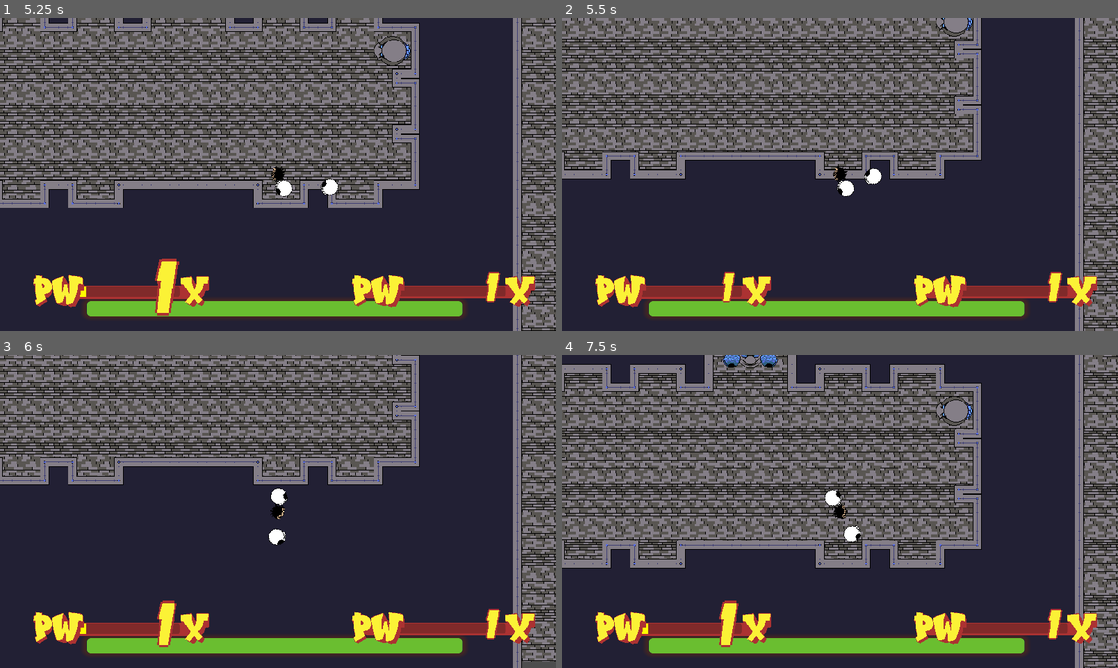
Above: before the commit, frames 1-4 (two rows, left to right).
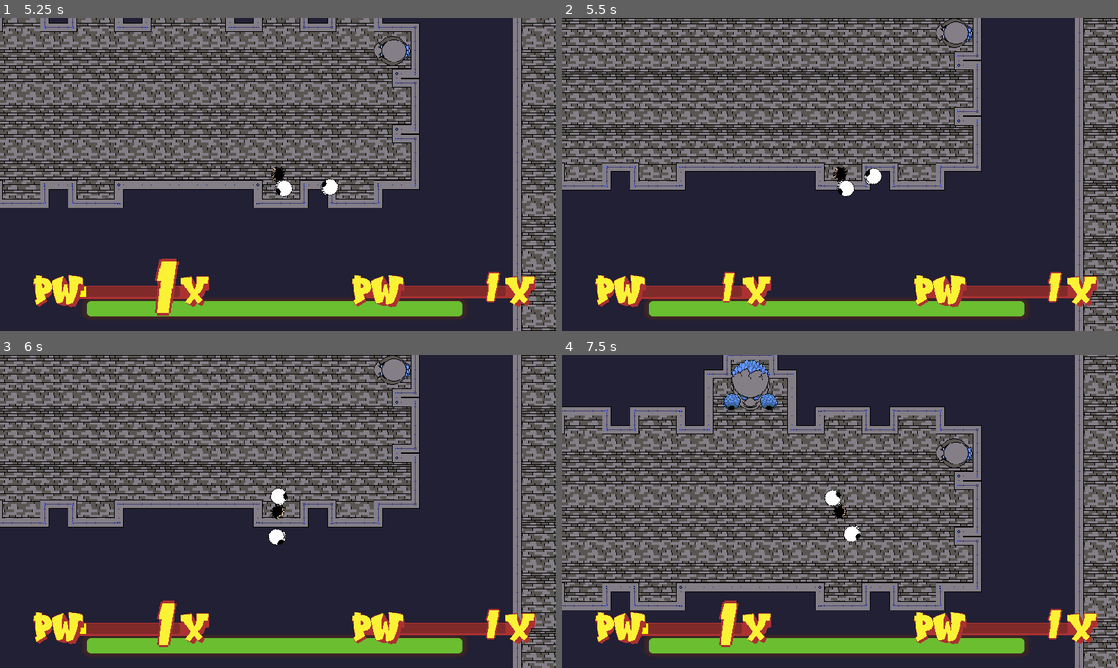
Above: after the commit, the same moments.

Repository: czarekdupa/BigMode-Game
Game: Godot game, scene res://Levels/Moai_Boss/moai_boss_level.tscn
Two runs of this game, one before a commit and one after it. Both use one fixed random seed, a clock stepped at 60 frames per second and the inputs below. This scene is started directly instead of the project's main scene. The engine's default icon, where the game draws it, is replaced by a stand-in: a white triangle on a blue panel in a dark square.
Inputs (mouse positions are in pixels of both pictures, inside the frame that each line leads up to):
- Up to frame 1 (5.25 s): tap Enter at 0.5 s; move the mouse to (400, 158) at 0.52 s; hold D (right) 0.53-1.25 s; click (400, 158) at 0.6 s; drag from (166, 190) to (189, 18) at 1.27 s; move the mouse to (333, 105) at 2.02 s; hold D (right) 2.03-2.75 s; tap O at 2.1 s; drag from (250, 237) to (289, 177) at 2.77 s; move the mouse to (444, 221) at 3.52 s; hold Left (left) 3.53-4.25 s; tap Shift at 3.6 s; drag from (111, 127) to (278, 190) at 4.27 s; move the mouse to (305, 174) at 5.02 s; hold S (down) from 5.03 s (still down); click (305, 174) at 5.1 s
- Up to frame 2 (5.5 s): keep holding S (down)
- Up to frame 3 (6 s): release S (down) at 5.75 s; drag from (194, 433) to (166, 527) at 5.77 s
- Up to frame 4 (7.5 s): move the mouse to (962, 495) at 6.52 s; hold Up (ui_up) 6.53-7.25 s; tap O at 6.6 s; drag from (728, 527) to (845, 498) at 7.27 s

Frame 1 is identical in both runs. In frame 2, 31% of the frame differs, in the area x 0-100%, y 0-100%; in frame 3, 29%; in frame 4, 43%.

Commit message:
update to code

Diff:
--- a/project-power/Levels/Fire_Boss/fire_boss.tscn
+++ b/project-power/Levels/Fire_Boss/fire_boss.tscn
@@ -130,6 +130,7 @@
 scale = Vector2(2, 2)
 collision_layer = 4
 motion_mode = 1
+platform_on_leave = 2
 script = ExtResource("1_6kar8")
 projectile_scene = ExtResource("2_cvyfi")
 boss_power_glove_texture = ExtResource("3_lyn8c")
--- /dev/null
+++ b/project-power/Levels/Moai_Boss/moai_boss.gd
@@ -0,0 +1,8 @@
+extends CharacterBody2D
+
+
+
+func _physics_process(delta: float) -> void:
+	pass
+
+	move_and_slide()
--- a/project-power/Levels/Moai_Boss/moai_boss.tscn
+++ b/project-power/Levels/Moai_Boss/moai_boss.tscn
@@ -1,5 +1,6 @@
-[gd_scene load_steps=6 format=3 uid="uid://tix0hp4m262"]
+[gd_scene load_steps=7 format=3 uid="uid://tix0hp4m262"]
 
+[ext_resource type="Script" path="res://Levels/Moai_Boss/moai_boss.gd" id="1_kwo71"]
 [ext_resource type="Texture2D" uid="uid://cw5ebs4f0adxl" path="res://Levels/Moai_Boss/moai_boss.png" id="1_toyco"]
 [ext_resource type="Texture2D" uid="uid://c5kwl3rywim5m" path="res://Levels/Moai_Boss/shield_glove.png" id="2_yua60"]
 
@@ -16,6 +17,9 @@
 
 [node name="moai_boss" type="CharacterBody2D"]
 scale = Vector2(2, 2)
+motion_mode = 1
+platform_on_leave = 2
+script = ExtResource("1_kwo71")
 
 [node name="Sprite2D" type="Sprite2D" parent="."]
 texture = ExtResource("1_toyco")
--- a/project-power/Levels/Moai_Boss/moai_boss_level.tscn
+++ b/project-power/Levels/Moai_Boss/moai_boss_level.tscn
@@ -220,7 +220,7 @@
 tile_map_data = PackedByteArray("AAD6//3/AAAAAAAAAAD6//7/AAAAAAAAAAD6////AAAAAAAAAAD6/wAAAAAAAAAAAAD6/wEAAAAAAAAAAAD6/w …(25008 unchanged characters)…
 tile_set = SubResource("TileSet_8a57y")
 
-[node name="Walls" type="TileMapLayer" parent="tiles"]
+[node name="Walls" type="TileMapLayer" parent="tiles" groups=["walls"]]
 tile_map_data = PackedByteArray("AAAHAPv/AQACAAQAAAAHAPr/AQAAAAQAAAAIAPr/AQABAAIAAAAJAPr/AQABAAIAAAAKAPr/AQABAAQAAAAKAP …(23312 unchanged characters)…
 tile_set = SubResource("TileSet_miw7j")
 
--- /dev/null
+++ b/project-power/Levels/Moai_Boss/moai_minion.gd
@@ -0,0 +1,26 @@
+extends CharacterBody2D
+
+@export var facing_right : bool = false
+@export var move_speed : = 100
+var in_movement : bool
+
+
+func _ready() -> void:
+	$RayCast2D.player_detected.connect(_on_player_detected)
+
+
+func _physics_process(delta: float) -> void:
+
+	move_and_slide()
+
+func start_movement():
+	$AnimationPlayer.play("charge_up")
+	if facing_right:
+		velocity = Vector2(1,0) * move_speed
+	elif !facing_right:
+		velocity = Vector2(-1,0) * move_speed
+
+func _on_player_detected():
+	if !in_movement:
+		start_movement()
+		in_movement = true
--- a/project-power/Levels/Moai_Boss/moai_minion.tscn
+++ b/project-power/Levels/Moai_Boss/moai_minion.tscn
@@ -1,14 +1,61 @@
-[gd_scene load_steps=3 format=3 uid="uid://die74adxassdo"]
+[gd_scene load_steps=9 format=3 uid="uid://die74adxassdo"]
 
+[ext_resource type="Script" path="res://Levels/Moai_Boss/moai_minion.gd" id="1_2qk7g"]
 [ext_resource type="Texture2D" uid="uid://bu5vqsakbb5bx" path="res://Levels/Moai_Boss/moai_minion_sprite.png" id="1_swsb3"]
+[ext_resource type="Script" path="res://Levels/Moai_Boss/ray_cast_2d.gd" id="3_vea01"]
 
 [sub_resource type="CapsuleShape2D" id="CapsuleShape2D_ugsfy"]
 radius = 24.0
 height = 48.0
 
+[sub_resource type="CapsuleShape2D" id="CapsuleShape2D_88wkp"]
+radius = 7.0
+height = 28.0
+
+[sub_resource type="Animation" id="Animation_1vihs"]
+resource_name = "charge_up"
+length = 0.3
+loop_mode = 1
+tracks/0/type = "value"
+tracks/0/imported = false
+tracks/0/enabled = true
+tracks/0/path = NodePath("Sprite2D:rotation")
+tracks/0/interp = 1
+tracks/0/loop_wrap = true
+tracks/0/keys = {
+"times": PackedFloat32Array(0.15, 0.25),
+"transitions": PackedFloat32Array(1, 1),
+"update": 0,
+"values": [0.174533, -0.174533]
+}
+
+[sub_resource type="Animation" id="Animation_su7s4"]
+length = 0.001
+tracks/0/type = "value"
+tracks/0/imported = false
+tracks/0/enabled = true
+tracks/0/path = NodePath("Sprite2D:rotation")
+tracks/0/interp = 1
+tracks/0/loop_wrap = true
+tracks/0/keys = {
+"times": PackedFloat32Array(0),
+"transitions": PackedFloat32Array(1),
+"update": 0,
+"values": [0.0]
+}
+
+[sub_resource type="AnimationLibrary" id="AnimationLibrary_t2wrx"]
+_data = {
+"RESET": SubResource("Animation_su7s4"),
+"charge_up": SubResource("Animation_1vihs")
+}
+
 [node name="moai_minion" type="CharacterBody2D"]
 scale = Vector2(2, 2)
 collision_layer = 4
+motion_mode = 1
+platform_on_leave = 2
+script = ExtResource("1_2qk7g")
 
 [node name="Sprite2D" type="Sprite2D" parent="."]
 texture = ExtResource("1_swsb3")
@@ -20,3 +67,18 @@
 [node name="CollisionShape2D" type="CollisionShape2D" parent="."]
 rotation = 1.5708
 shape = SubResource("CapsuleShape2D_ugsfy")
+
+[node name="RayCast2D" type="RayCast2D" parent="."]
+target_position = Vector2(-776, 0)
+script = ExtResource("3_vea01")
+
+[node name="hitbox" type="Area2D" parent="."]
+
+[node name="CollisionShape2D" type="CollisionShape2D" parent="hitbox"]
+position = Vector2(22.5, 1.5)
+shape = SubResource("CapsuleShape2D_88wkp")
+
+[node name="AnimationPlayer" type="AnimationPlayer" parent="."]
+libraries = {
+"": SubResource("AnimationLibrary_t2wrx")
+}
--- /dev/null
+++ b/project-power/Levels/Moai_Boss/ray_cast_2d.gd
@@ -0,0 +1,9 @@
+extends RayCast2D
+signal player_detected
+
+
+
+
+func _process(delta) -> void:
+	if get_collider():
+		emit_signal("player_detected")
--- a/project-power/Player/player.tscn
+++ b/project-power/Player/player.tscn
@@ -546,8 +546,9 @@
 }
 
 [node name="Player" type="CharacterBody2D" groups=["player"]]
-collision_mask = 12
+collision_mask = 44
 motion_mode = 1
+platform_on_leave = 2
 script = ExtResource("1_6vd06")
 projectile_scene = ExtResource("2_sc4jp")
 
@@ -568,7 +569,7 @@
 [node name="RightGlove" type="Area2D" parent="Right_Glove_Position" groups=["glove", "r_glove"]]
 scale = Vector2(-1, 1)
 collision_layer = 0
-collision_mask = 4
+collision_mask = 36
 
 [node name="Sprite2D" type="Sprite2D" parent="Right_Glove_Position/RightGlove"]
 rotation = 1.5708
@@ -589,7 +590,7 @@
 
 [node name="LeftGlove" type="Area2D" parent="Left_Glove_Position" groups=["glove", "l_glove"]]
 collision_layer = 0
-collision_mask = 4
+collision_mask = 36
 
 [node name="Sprite2D" type="Sprite2D" parent="Left_Glove_Position/LeftGlove"]
 rotation = 1.5708
@@ -806,6 +807,8 @@
 
 [connection signal="area_entered" from="hitbox" to="." method="_on_hitbox_area_entered"]
 [connection signal="body_entered" from="hitbox" to="." method="_on_hitbox_body_entered"]
+[connection signal="body_entered" from="Right_Glove_Position/RightGlove" to="." method="_on_right_glove_body_entered"]
+[connection signal="body_entered" from="Left_Glove_Position/LeftGlove" to="." method="_on_left_glove_body_entered"]
 [connection signal="button_down" from="GameOverCanvas/Button" to="SceneManager" method="_on_button_button_down"]
 [connection signal="button_down" from="Esc_Canvas/Menu" to="." method="_on_menu_button_down"]
 [connection signal="button_down" from="Esc_Canvas/Menu" to="SceneManager" method="_on_menu_button_down"]
